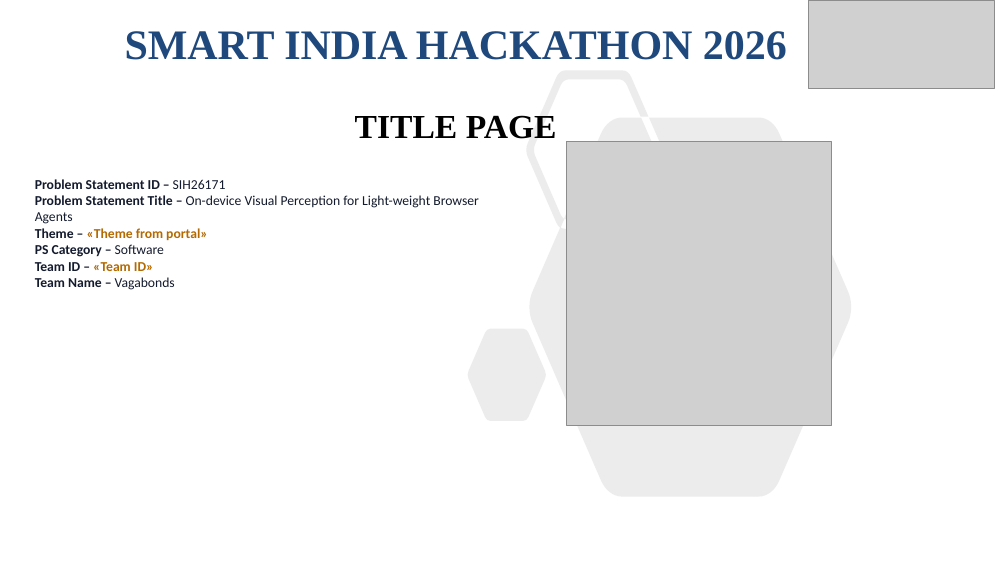
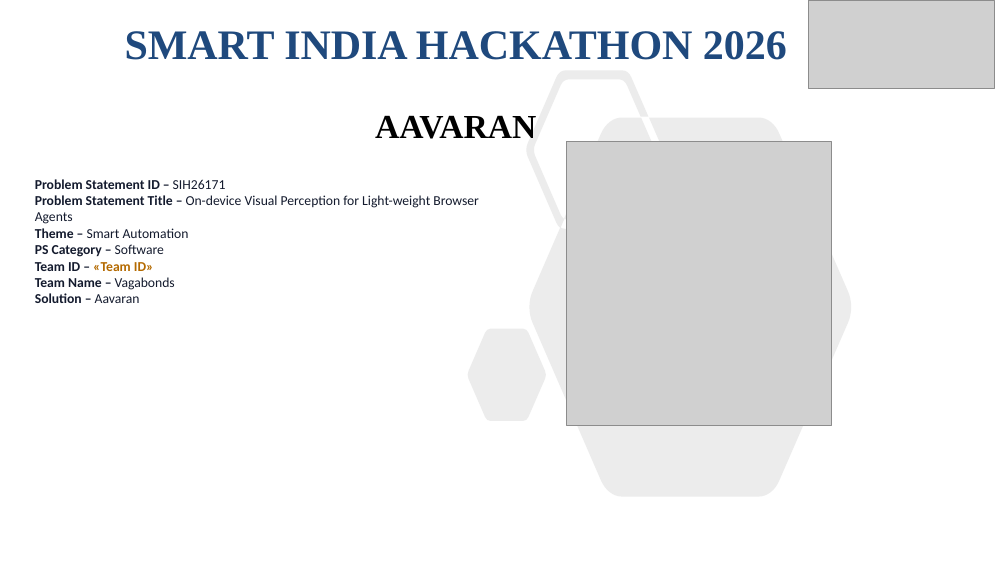
Before and after one commit to vansh-attention/sih_Vtransformer, a slide deck: slide 1 of deck/SIH26171_Idea_Submission.pptx. Drawn at 1008x567 pixels with LibreOffice and Linux fonts; fonts in the diff are those of the drawing; grey boxes stand for pictures. Boxes give left, top, right and bottom in pixels: in the first picture for what was removed or moved away, otherwise in the second. Text is boxed around its words. In the diff, an @@ line names an element or a change of style, - is before the commit and + after.

```diff
--- a/deck/SIH26171_Idea_Submission.pptx
+++ b/deck/SIH26171_Idea_Submission.pptx
@@ subtitle at [375, 115, 536, 139]: text changed @@
-TITLE PAGE
+AAVARAN
@@ text at [35, 228, 189, 238]: text changed; text colour #B46A00 to #141B2E; bold off @@
-Theme – «Theme from portal»
+Theme – Smart Automation
@@ text at [35, 293, 140, 303]: paragraph added @@
+Solution – Aavaran
```
Also in this commit, not shown: 1 other slide changed, 1 other file.
